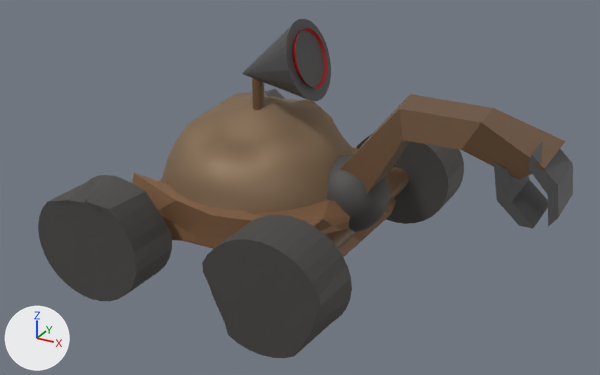
An edit to the FBX model BBC/Assets/Scenes/3dScenes/FBXOnlyAnimation/robot3.fbx, drawn before and after from the same camera.
Camera for both pictures: a camera (50 mm lens) standing at (3.96, -6.45, 4.06) and looking at (0.58, -0.3, 0.98). The axes (+X, +Y, +Z) are drawn at lower left. The lights are the same throughout. Where no turn or scale is listed for an object, it has been applied to the vertices.

The first picture shows 'Конус', 'Конус.001', 'Куб', 'Куб.003', 'Сфера', 'Сфера.001', 'Цилиндр', 'Цилиндр.004'.
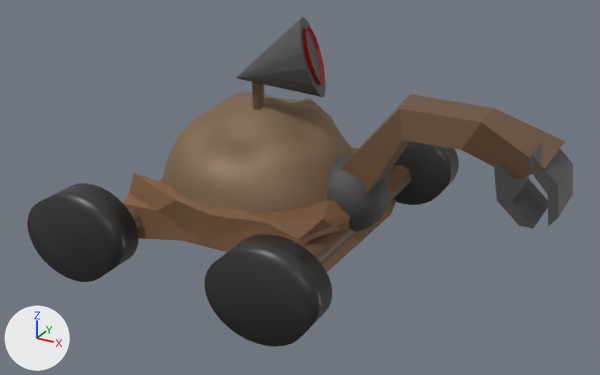
Where the newer file only moved an object's origin or applied its transform, the numbers keep the older frame.

Changed parts and their boxes [x1, y1, x2, y2] in the pictures (600 x 375 px):
'Цилиндр', deleted: before [38, 89, 464, 358]
'Цилиндр.007', added (black): after [204, 234, 332, 347]
'Цилиндр.006', added (black): after [27, 183, 139, 282]
'Конус', moved, turned: before [242, 19, 331, 101]; after [236, 17, 326, 97]
'Цилиндр.002', added (black): after [394, 141, 459, 205]
'Конус.001', moved, turned: before [293, 28, 328, 88]; after [303, 26, 325, 84]

Diff of the bpy script that builds the scene:
```diff
--- a/BBC/Assets/Scenes/3dScenes/FBXOnlyAnimation/robot3.fbx.py
+++ b/BBC/Assets/Scenes/3dScenes/FBXOnlyAnimation/robot3.fbx.py
@@ mat_material_020 @@
+mat_material_020 = principled_material('Material.020')
+mat_material_020.base_color = (0.0254, 0.0254, 0.0254)  # black #2c2c2c
+mat_material_020.roughness = 0.4
@@ mat_material_017 @@
+mat_material_017 = principled_material('Material.017')
+mat_material_017.base_color = (0.0254, 0.0254, 0.0254)  # black #2c2c2c
+mat_material_017.roughness = 0.4
@@ mat_material_019 @@
+mat_material_019 = principled_material('Material.019')
+mat_material_019.base_color = (0.0254, 0.0254, 0.0254)  # black #2c2c2c
+mat_material_019.roughness = 0.4
@@ me_цилиндр_003 @@
+me_цилиндр_003.from_pydata(...)  # 64 vertices, 34 faces; spans x -0.474..0.474, y -0.202..0.202, z -0.39..0.39
+me_цилиндр_003.materials.append(mat_material_020)  # black #2c2c2c
@@ me_цилиндр_029 @@
+me_цилиндр_029.from_pydata(...)  # 64 vertices, 34 faces; spans x -0.474..0.474, y -0.202..0.202, z -0.39..0.39
+me_цилиндр_029.materials.append(mat_material_017)  # black #2c2c2c
@@ me_цилиндр_002 @@
+me_цилиндр_002.from_pydata(...)  # 64 vertices, 34 faces; spans x -0.474..0.474, y -0.202..0.202, z -0.39..0.39
+me_цилиндр_002.materials.append(mat_material_019)  # black #2c2c2c
@@ ob_конус_001 @@
 ob_конус_001 = bpy.data.objects.new('Конус.001', me_конус_008)
-ob_конус_001.location = (0.291, -0.019, 2.045)
-ob_конус_001.rotation_euler = (0.0, -1.872, 0.0)  # degrees (0, -107, 0)
+ob_конус_001.location = (0.287, 0.002, 2.045)
+ob_конус_001.rotation_euler = (0.0, -1.872, 0.358)  # degrees (0, -107, 21)
 ob_конус_001.scale = (0.27, 0.27, 0.27)
@@ ob_конус @@
 ob_конус = bpy.data.objects.new('Конус', me_конус_007)
-ob_конус.location = (0.169, -0.019, 1.996)
-ob_конус.rotation_euler = (0.0, -1.872, 0.0)  # degrees (0, -107, 0)
+ob_конус.location = (0.173, -0.041, 1.996)
+ob_конус.rotation_euler = (0.0, -1.872, 0.358)  # degrees (0, -107, 21)
 ob_конус.scale = (0.372, 0.372, 0.372)
@@ ob_цилиндр @@
-ob_цилиндр = bpy.data.objects.new('Цилиндр', me_цилиндр_035)
-ob_цилиндр.location = (0.957, -1.396, 0.61)
@@ ob_цилиндр_007 @@
+ob_цилиндр_007 = bpy.data.objects.new('Цилиндр.007', me_цилиндр_003)
+ob_цилиндр_007.location = (1.0, -1.587, 0.683)
@@ ob_цилиндр_002 @@
+ob_цилиндр_002 = bpy.data.objects.new('Цилиндр.002', me_цилиндр_029)
+ob_цилиндр_002.location = (1.0, 1.413, 0.683)
@@ ob_цилиндр_006 @@
+ob_цилиндр_006 = bpy.data.objects.new('Цилиндр.006', me_цилиндр_002)
+ob_цилиндр_006.location = (-0.912, -1.587, 0.726)
```
